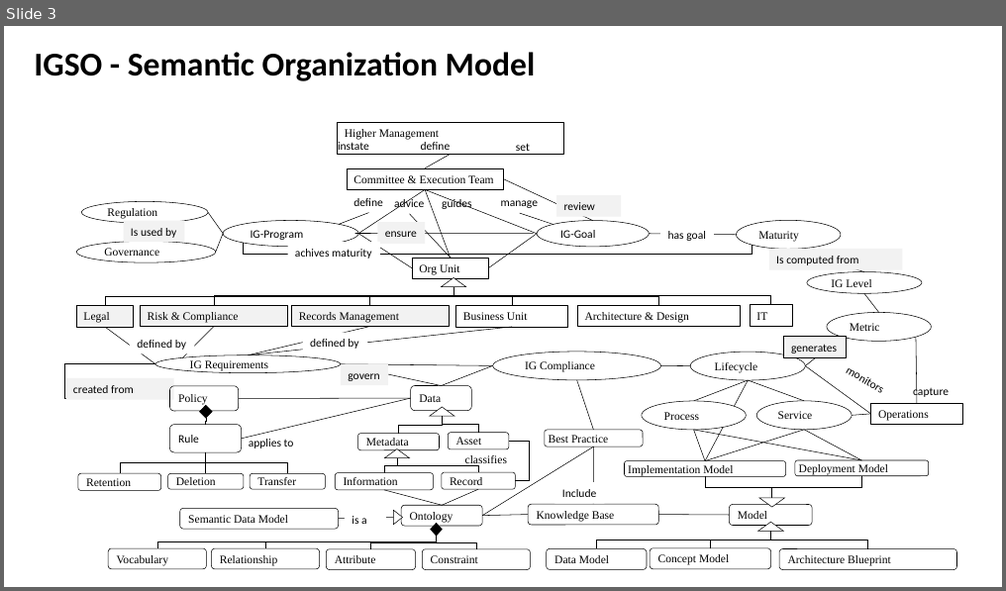
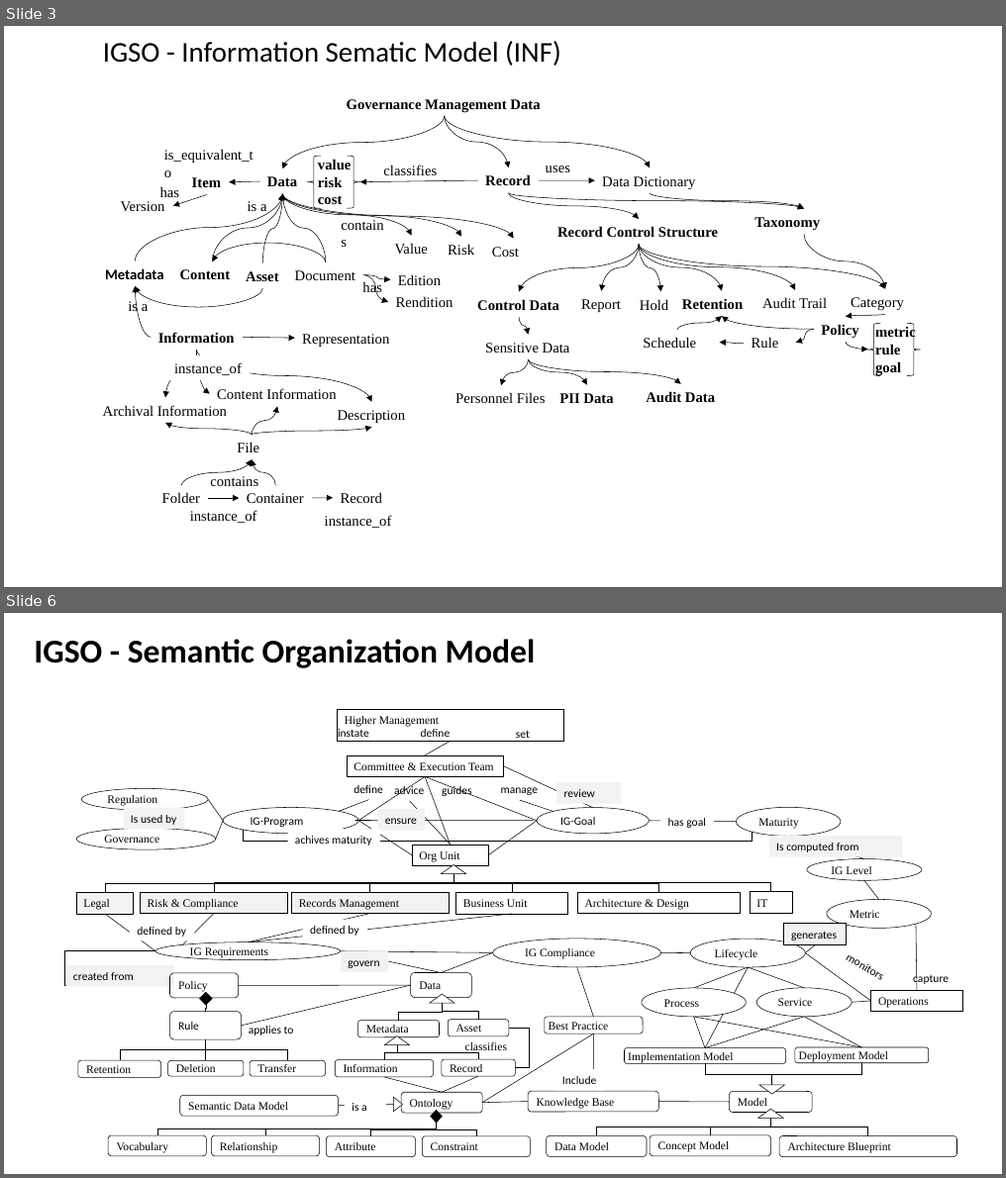
Before and after one commit to alphaOmegaOnGithub/igsonto, a slide deck: ppt/IGSO-Frameworksv0.9.pptx. Shown one above the other, each under a label of ours: slide 3 before the commit, slides 3 and 6 after it; the slides between them are not shown. The pictures are 1006x591 and 1006x1178 pixels, drawn with LibreOffice and Linux fonts; fonts in the diff are those of the drawing. Boxes give left, top, right and bottom in pixels: in the first picture for what was removed or moved away, otherwise in the second. Text is boxed around its words. In the diff, an @@ line names an element or a change of style, - is before the commit and + after.

```diff
--- a/ppt/IGSO-Frameworksv0.9.pptx
+++ b/ppt/IGSO-Frameworksv0.9.pptx
@@ slide 3 added at [4,26,1002,587], background #FFFFFF @@
@@ text added at [103,41,561,66], 27.5 pt, text #000000 @@
+IGSO - Information Sematic Model (INF)
@@ group added at [103,99,921,528]: 53 texts, 43 curved arrows, 7 arrows, 2 left braces, 2 right braces @@
+Version
+Representation
+Content
+Metadata
+Data
+Document
+Asset
+Record
+File
+Sensitive Data
+Report
+Edition
+Rendition
+Item
+Information
+Container
+Control Data
+Audit Data
+is_equivalent_to
+Description
+Record Control Structure
+Folder
+Content Information
+Archival Information
+Audit Trail
+Retention
+Hold
+Governance Management Data
+Data Dictionary
+Personnel Files
+contains
+instance_of
+classifies
+Category
+PII Data
+has
+has
+Taxonomy
+uses
+Policy
+Rule
+Schedule
+Record
+instance_of
+value
+risk
+cost
+Cost
+Value
+Risk
+is a
+is a
+instance_of
+contains
+metric
+rule
+goal
@@ what was slide 3 is now slide 6 @@
```
Also in this commit, not shown: 3 slides changed, 2 other slides added, 4 slides removed.
